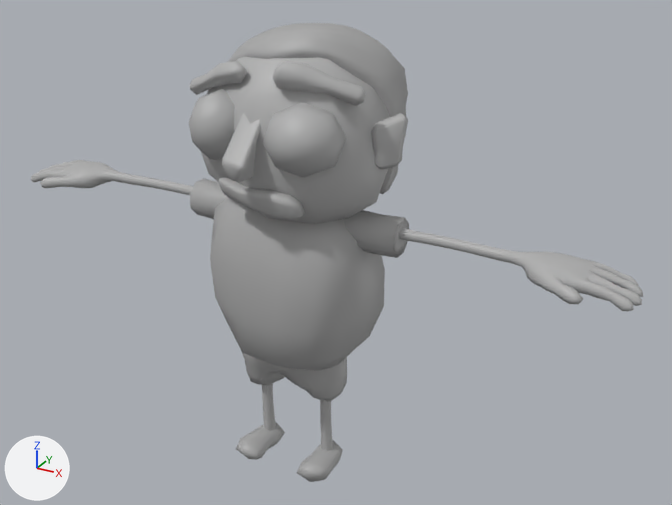
Two versions of the FBX model Assets/_Art/RIGS/_BaseCharacter/basecharacter_RIG.fbx, one commit apart.
Both versions are drawn from a 50 mm lens placed at (0.1921, -0.3122, 0.2634), pointed at (0.0132, 0.0131, 0.1007). Arrows for +X, +Y and +Z are at lower left; the lights stay in place. Where no turn or scale is listed for an object, it has been applied to the vertices.

Objects in the first picture: 'character:arms', 'character:ears', 'character:eyeL', 'character:eyeR', 'character:eyebrows', 'character:feet', 'character:head', 'character:head1', 'character:mouth', 'character:nose', 'character:pants', 'character:shirt3'.
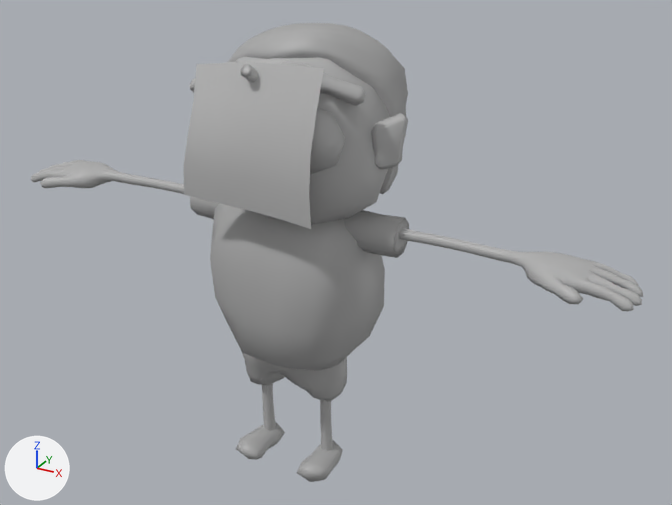
Location of each change, [x1, y1, x2, y2] in pixels of the pictures (672 x 505 px):
'character:foto', added
    after: [183, 63, 324, 229]
'character:eyeL', moved, rescaled
    before: [263, 103, 346, 178]
    after: [310, 107, 345, 174]
'character:chincheta', added
    after: [241, 64, 258, 83]
'character:eyebrows', unchanged, covered by the edit
    both: [190, 61, 366, 106]
'character:eyeR', unchanged, covered by the edit
    before: [189, 89, 235, 160]
'character:mouth', unchanged, covered by the edit
    before: [218, 177, 305, 221]
'character:nose', unchanged, covered by the edit
    before: [222, 113, 261, 182]

The change in detail:
Material 'character:lambert5' (mat_character_lambert5) is new.
Its base color is (0.5, 0.5, 0.5) (grey #bcbcbc).
Material 'character:lambert4' (mat_character_lambert4) is new.
Its base color is (0.5, 0.5, 0.5) (grey #bcbcbc).
Mesh me_mesh_014 is new.
It has 25 vertices, 16 faces and spans x -0.0309..0.0293, y -0.0043..0.0081, z -0.0273..0.0315.
It uses material mat_character_lambert5 (grey #bcbcbc).
Mesh me_mesh_013 is new.
It has 18 vertices, 24 faces and spans x -0.0026..0.0026, y -0.00651..0.00651, z -0.00548..0.00548.
It uses material mat_character_lambert4 (grey #bcbcbc).
Object 'character:eyeL' (ob_character_eyel) moves from (0.0, 0.0, 0.0) to (0.0, -0.0062, 0.0).
Object 'character:eyeL' (ob_character_eyel) is rescaled from (0.01, 0.01, 0.01) to (0.01, 0.01, 0.00684).
Object 'character:foto' (ob_character_foto) is new; it shows me_mesh_014.
Its location is (0.0, -0.0312, 0.1588).
Object 'character:chincheta' (ob_character_chincheta) is new; it shows me_mesh_013.
Its location is (0.0, -0.0258, 0.184).
